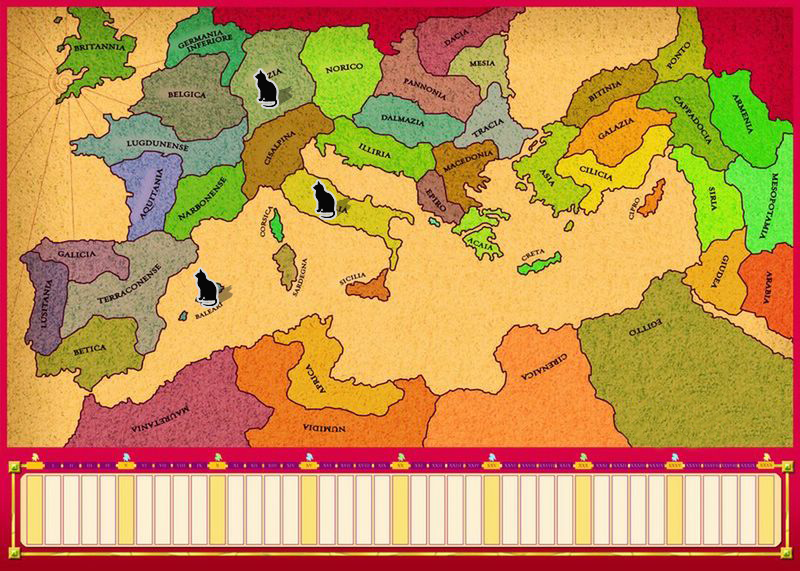
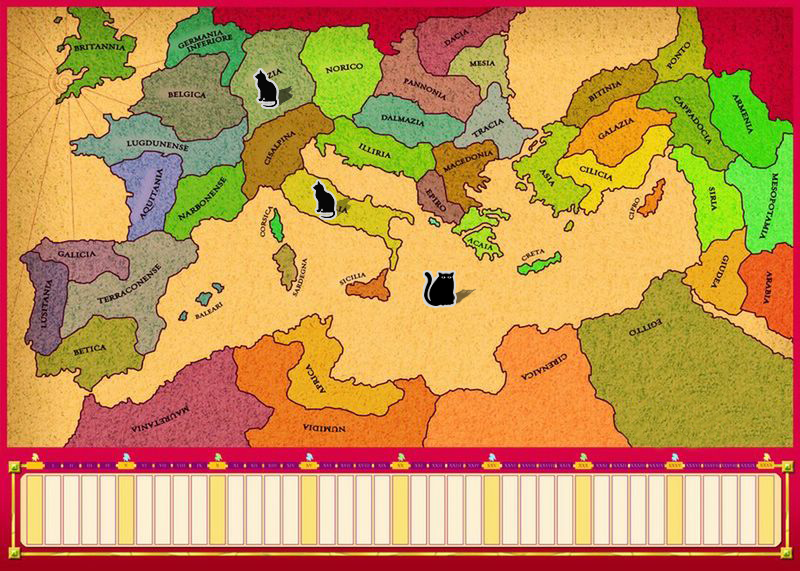
Layered file, before and after one edit (800×571). Changes by layer:
hid group "Group 1 copy 2" (2 layers) over [195, 269, 235, 306]
added group "Group 1" (1st of 2, in "Group 1 copy") with 2 layers in group "Group 1 copy" over [424, 272, 477, 306]
added layer "Layer 5 copy" in group "Group 1" over [424, 272, 455, 306]
added layer "Layer 5" (51%) in group "Group 1" over [428, 289, 477, 306]
added layer "Layer 2" above "Group 1" over [253, 68, 295, 109]
